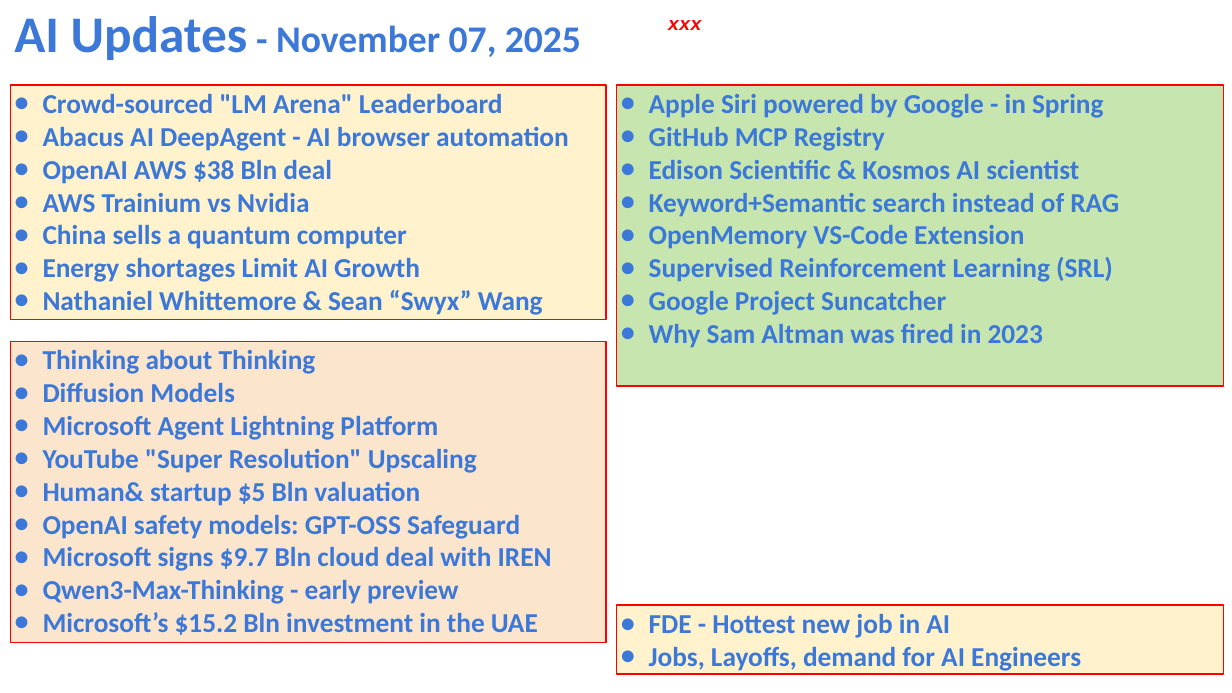
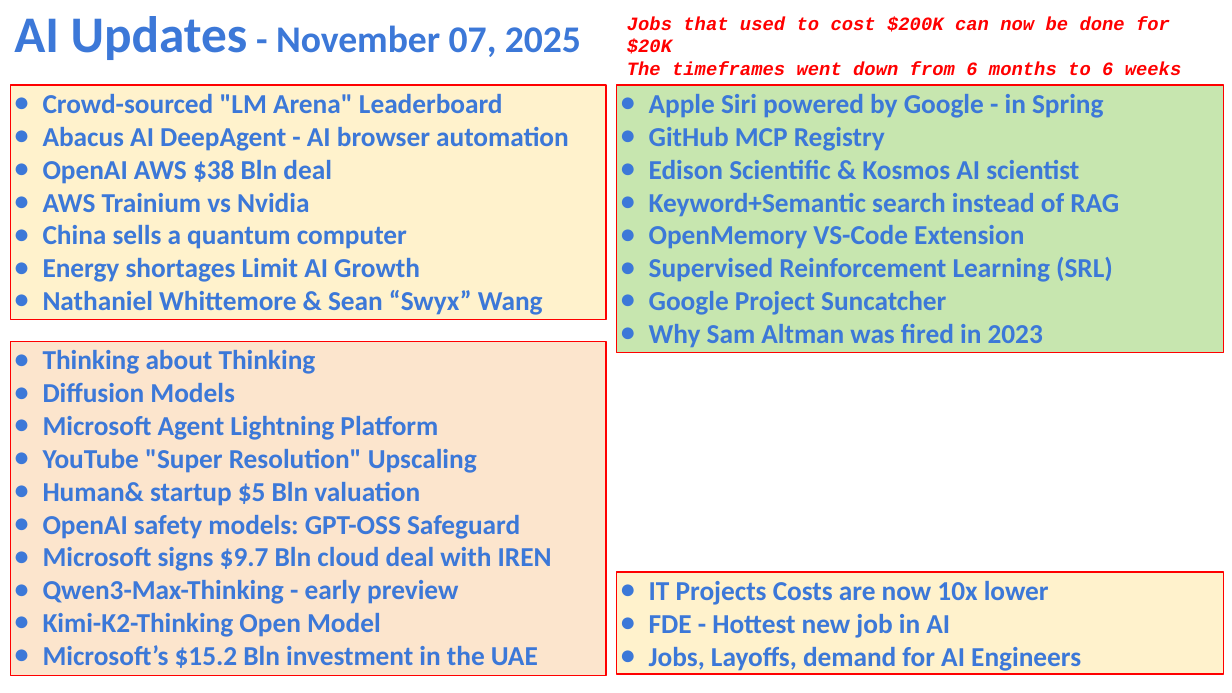
Before and after one commit to lselector/seminar, a slide deck: slide 1 of 2025/2025-11-07-AI-Updates.pptx. Drawn at 1232x693 pixels with LibreOffice and Linux fonts; fonts in the diff are those of the drawing. Boxes give left, top, right and bottom in pixels: in the first picture for what was removed or moved away, otherwise in the second. Text is boxed around its words. In the diff, an @@ line names an element or a change of style, - is before the commit and + after.

```diff
--- a/2025/2025-11-07-AI-Updates.pptx
+++ b/2025/2025-11-07-AI-Updates.pptx
@@ text at [627, 16, 1182, 76]: text changed @@
-xxx
+Jobs that used to cost $200K can now be done for $20K
+The timeframes went down from 6 months to 6 weeks
@@ rectangle "Apple Siri powered by Google ...": place and size @@
-rectangle "Apple Siri powered by Google ..." at [617, 85, 1223, 386]
+rectangle "Apple Siri powered by Google ..." at [617, 85, 1223, 352]
@@ rectangle "Thinking about Thinking": place and size @@
-rectangle "Thinking about Thinking" at [11, 341, 606, 642]
+rectangle "Thinking about Thinking" at [11, 341, 606, 675]
@@ rectangle "IT Projects Costs are now ...": place and size @@
-rectangle "IT Projects Costs are now ..." at [617, 605, 1223, 674]
+rectangle "IT Projects Costs are now ..." at [617, 572, 1223, 674]
@@ text in rectangle at [649, 581, 1049, 605]: paragraph added @@
+● IT Projects Costs are now 10x lower
@@ text in rectangle at [43, 613, 381, 637]: paragraph added @@
+● Kimi-K2-Thinking Open Model
```
Also in this commit, not shown: 1 other slide changed, 1 slide added.
